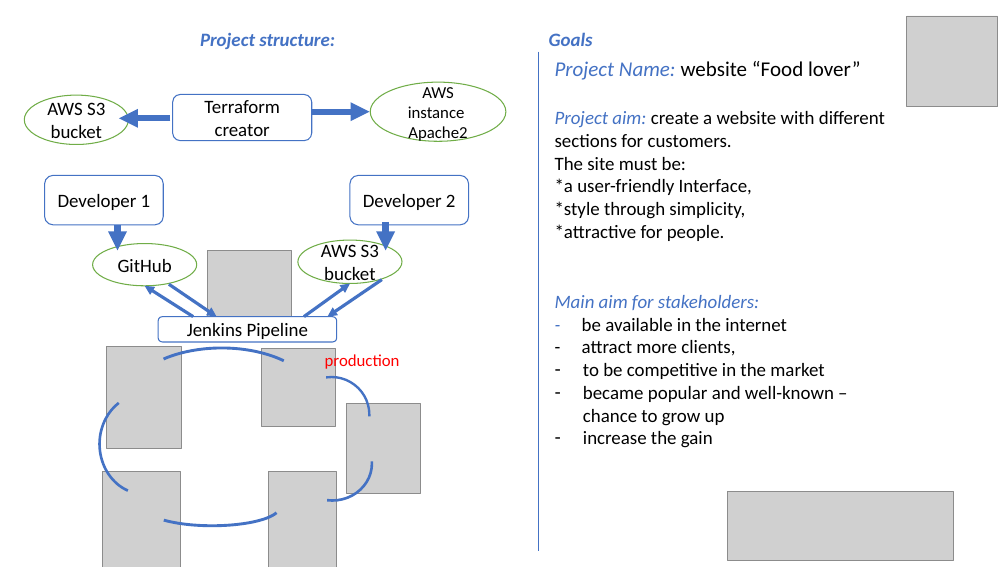
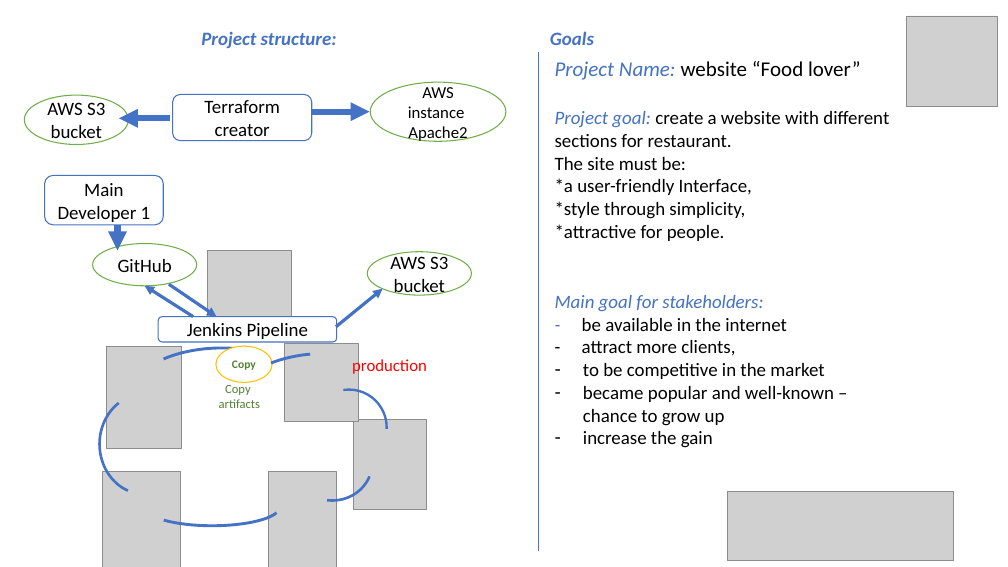
Before and after one commit to Khrystyna1983/DevOps_online_Lviv_2021Q2, a slide deck: slide 2 of FinalTask/Final_project_Divchur_Khrystyna.pptx. Drawn at 1008x567 pixels with LibreOffice and Linux fonts; fonts in the diff are those of the drawing; grey boxes stand for pictures. Boxes give left, top, right and bottom in pixels: in the first picture for what was removed or moved away, otherwise in the second. Text is boxed around its words. In the diff, an @@ line names an element or a change of style, - is before the commit and + after.

```diff
--- a/FinalTask/Final_project_Divchur_Khrystyna.pptx
+++ b/FinalTask/Final_project_Divchur_Khrystyna.pptx
@@ text at (555, 111, 889, 147): text changed @@
-Project aim: create a website with different sections for customers.
+Project goal: create a website with different sections for restaurant.
@@ rounded rectangle removed at (350, 175, 469, 225) @@
-Developer 2
@@ text in rounded rectangle at (58, 183, 151, 222): text changed @@
-Developer 1
+Main Developer 1
@@ arrow removed from (386, 222) to (386, 250) @@
@@ ellipse "AWS S3 bucket": place and size @@
-ellipse "AWS S3 bucket" at (298, 240, 402, 284)
+ellipse "AWS S3 bucket" at (368, 252, 472, 295)
@@ arrow removed from (382, 280) to (327, 317) @@
@@ arrow moved from (304, 317) - (350, 284) to (336, 327) - (383, 289) @@
@@ text at (555, 295, 763, 311): text changed @@
-Main aim for stakeholders:
+Main goal for stakeholders:
@@ arc (boxed as its full ellipse) at (129, 348, 315, 448): proportions changed @@
@@ ellipse added at (216, 346, 272, 383), fill #FFFFFF, outline #FFC000 1 pt, 11 pt, text #548235, bold @@
+Copy
@@ arc (boxed as its full ellipse) added at (233, 354, 419, 454), outline #4472C4 2.75 pt @@
@@ picture: place and size @@
-picture at (262, 349, 335, 426)
+picture at (285, 344, 358, 422)
@@ text "production": place and size @@
-text "production" at (325, 353, 400, 371)
+text "production" at (352, 357, 427, 375)
@@ text added at (219, 382, 260, 408), 12 pt, text #548235 @@
+Copy
+artifacts
@@ arc (boxed as its full ellipse): place and size @@
-arc (boxed as its full ellipse) at (294, 377, 370, 453)
+arc (boxed as its full ellipse) at (312, 389, 387, 465)
@@ picture: place and size @@
-picture at (347, 403, 420, 493)
+picture at (354, 419, 427, 509)
@@ arc (boxed as its full ellipse) at (293, 426, 372, 501): proportions changed @@
```
Also in this commit, not shown: 4 other slides changed, 11 other files.
